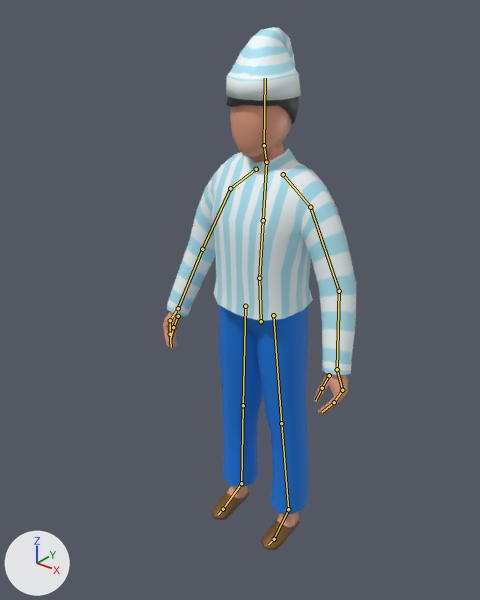
The Blender file game/Blend/character.blend: old version first, new version second.
Before and after are seen from a 50 mm lens placed at (1.212, -1.633, 1.952), pointed at (-0.045, -0.062, 0.978). Lighting does not change. The marker at lower left points along +X, +Y and +Z. The bones that bend it are drawn over the model as lines.

Objects in the first picture: 'Cuerpo', 'Pelo', 'Zapato', 'gorro', 'pantalones', 'polera'.
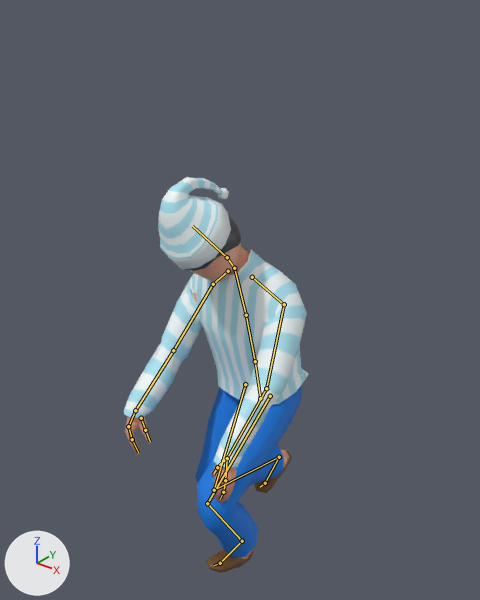
The newer file adds an action. The first version stands in its rest pose; the second is drawn at frame 1 of the action 'crouch_walk'.

Location of each change, (x1, y1, x2, y2) in pixels of the pictures (480 x 600 px):
'polera', posed
    before: (167, 148, 356, 375)
    after: (124, 248, 309, 468)
'pantalones', posed (19% wider, 17% shorter)
    before: (218, 306, 308, 514)
    after: (195, 385, 302, 557)
'gorro', posed (24% taller)
    before: (226, 27, 301, 101)
    after: (158, 177, 231, 269)
'Cuerpo', posed (11% narrower, 25% shorter)
    before: (163, 105, 348, 527)
    after: (125, 244, 290, 560)
'Zapato', posed (108% taller)
    before: (212, 492, 300, 550)
    after: (206, 451, 292, 573)
'Pelo', posed
    before: (226, 96, 299, 124)
    after: (186, 215, 241, 271)
bone 'Caderas', root to tip
    before: (261, 321) to (259, 278)
    after: (260, 398) to (255, 361)
bone 'Estomago', root to tip
    before: (259, 278) to (263, 220)
    after: (255, 361) to (246, 315)
bone 'Pecho', root to tip
    before: (263, 220) to (266, 162)
    after: (246, 315) to (234, 268)
bone 'Cabeza', root to tip
    before: (264, 145) to (265, 78)
    after: (227, 257) to (192, 226)
bone 'brazo.L', root to tip
    before: (310, 207) to (339, 291)
    after: (284, 304) to (266, 388)
bone 'antebrazo.L', root to tip
    before: (339, 291) to (337, 369)
    after: (266, 388) to (227, 458)
bone 'mano.L', root to tip
    before: (337, 369) to (342, 390)
    after: (227, 458) to (225, 480)
bone 'dedos01.L', root to tip
    before: (342, 390) to (334, 402)
    after: (225, 480) to (223, 492)
bone 'pulgar01.L', root to tip
    before: (329, 375) to (322, 388)
    after: (223, 460) to (217, 467)
bone 'brazo.R', root to tip
    before: (230, 188) to (202, 249)
    after: (213, 284) to (173, 350)
bone 'antebrazo.R', root to tip
    before: (202, 249) to (178, 308)
    after: (173, 350) to (135, 410)
bone 'mano.R', root to tip
    before: (178, 308) to (170, 320)
    after: (135, 410) to (128, 426)
bone 'dedos01.R', root to tip
    before: (170, 320) to (170, 334)
    after: (128, 426) to (132, 439)
bone 'pulgar01.R', root to tip
    before: (178, 316) to (173, 327)
    after: (141, 418) to (145, 430)
bone 'dedosPie.R', root to tip
    before: (223, 509) to (218, 514)
    after: (265, 483) to (260, 487)

The change in detail:
Bone 'Caderas' (bone_caderas) moves from (0.0, 0.0, 0.0) to (0.0, -0.321, 0.019).
Bone 'Caderas' (bone_caderas) turns from (0, 0, 0) to (4, -5, 3) degrees about its own x, y and z.
Bone 'Estomago' (bone_estomago) turns from (0, 0, 0) to (10, -1, 0) degrees about its own x, y and z.
Bone 'Pecho' (bone_pecho) turns from (0, 0, 0) to (3, 3, 1) degrees about its own x, y and z.
Bone 'Cabeza' (bone_cabeza) turns from (0, 0, 0) to (27, -2, -2) degrees about its own x, y and z.
Bone 'brazo.L' (bone_brazo_l) turns from (0, 0, 0) to (51, -10, -24) degrees about its own x, y and z.
Bone 'antebrazo.L' (bone_antebrazo_l) turns from (0, 0, 0) to (-7, 61, -6) degrees about its own x, y and z.
Bone 'mano.L' (bone_mano_l) turns from (0, 0, 0) to (-17, 7, -31) degrees about its own x, y and z.
Bone 'dedos01.L' (bone_dedos01_l) turns from (0, 0, 0) to (1, 4, 14) degrees about its own x, y and z.
Bone 'pulgar01.L' (bone_pulgar01_l) turns from (0, 0, 0) to (2, -6, -8) degrees about its own x, y and z.
Bone 'brazo.R' (bone_brazo_r) turns from (0, 0, 0) to (51, 14, 21) degrees about its own x, y and z.
Bone 'antebrazo.R' (bone_antebrazo_r) turns from (0, 0, 0) to (-7, -61, 6) degrees about its own x, y and z.
Bone 'mano.R' (bone_mano_r) turns from (0, 0, 0) to (-17, 2, 30) degrees about its own x, y and z.
Bone 'dedos01.R' (bone_dedos01_r) turns from (0, 0, 0) to (1, -4, -14) degrees about its own x, y and z.
Bone 'pulgar01.R' (bone_pulgar01_r) turns from (0, 0, 0) to (2, 6, 8) degrees about its own x, y and z.
Bone 'dedosPie.R' (bone_dedospie_r) turns from (0, 0, 0) to (23, 1, 0) degrees about its own x, y and z.
Bone 'Leg IK.L' (bone_leg_ik_l) moves from (0.0, 0.0, 0.0) to (0.04, -0.244, 0.008).
Bone 'Leg IK.L' (bone_leg_ik_l) turns from (0, 0, 0) to (29, 0, 0) degrees about its own x, y and z.
Bone 'Leg IK.R' (bone_leg_ik_r) moves from (0.0, 0.0, 0.0) to (-0.04, 0.208, -0.039).
Bone 'Leg IK.R' (bone_leg_ik_r) turns from (0, 0, 0) to (-18, 0, 0) degrees about its own x, y and z.
